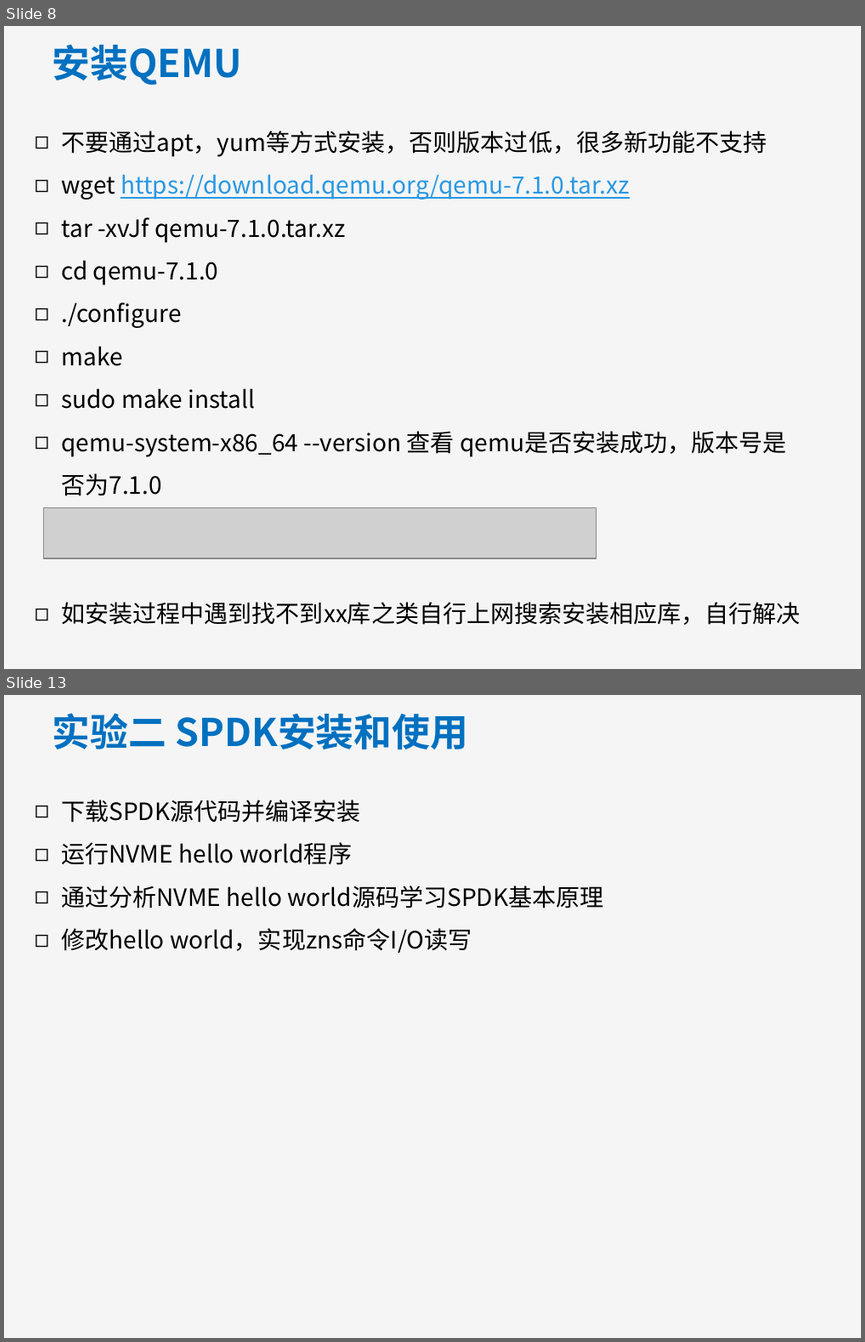
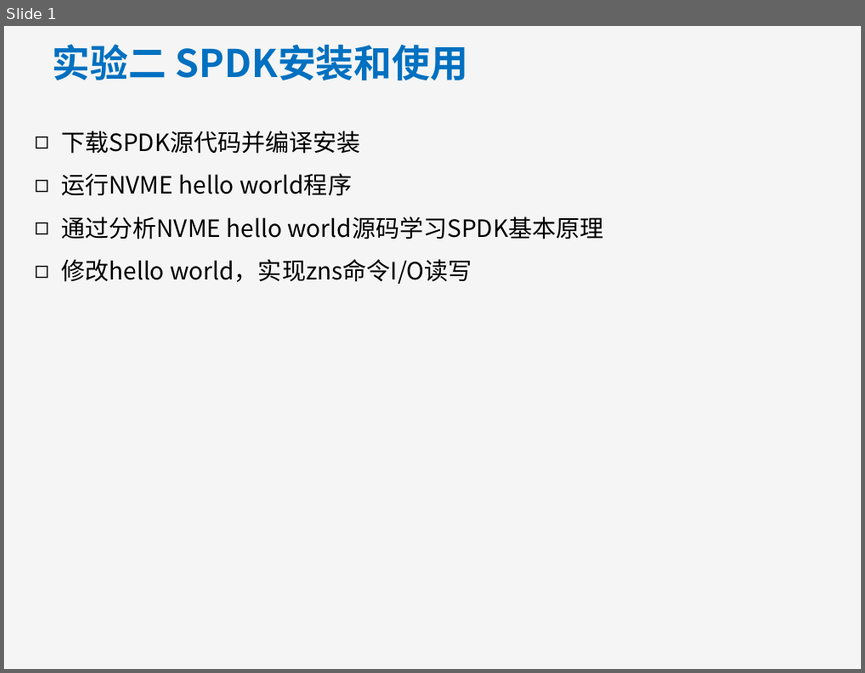
Before and after one commit to MiracleHYH/CS_Exp_ZNS, a slide deck: work/task2/计算机系统综合实验二.pptx. Shown one above the other, each under a label of ours: slides 8 and 13 before the commit, slide 1 after it; the slides between them are not shown. The pictures are 865x1342 and 865x673 pixels, drawn with LibreOffice and Linux fonts; fonts in the diff are those of the drawing; grey boxes stand for pictures; background and template pictures are left out. Boxes give left, top, right and bottom in pixels: in the first picture for what was removed or moved away, otherwise in the second. Text is boxed around its words. In the diff, an @@ line names an element or a change of style, - is before the commit and + after.

```diff
--- a/work/task2/计算机系统综合实验二.pptx
+++ b/work/task2/计算机系统综合实验二.pptx
@@ slide 8 removed at [4,26,861,669], background #F5F5F5 @@
@@ text removed at [52,45,243,85] @@
-安装QEMU
@@ text removed at [61,131,800,624] @@
-◻ 不要通过apt，yum等方式安装，否则版本过低，很多新功能不支持
-◻ wget https://download.qemu.org/qemu-7.1.0.tar.xz
-◻ tar -xvJf qemu-7.1.0.tar.xz
-◻ cd qemu-7.1.0
-◻ ./configure
-◻ make
-◻ sudo make install
-◻ qemu-system-x86_64 --version 查看 qemu是否安装成功，版本号是否为7.1.0
-◻ 如安装过程中遇到找不到xx库之类自行上网搜索安装相应库，自行解决
@@ picture removed at [43,507,596,558] @@
@@ what was slide 13 is now slide 1 @@
```
Also in this commit, not shown: 11 other slides removed, 9 other files.
